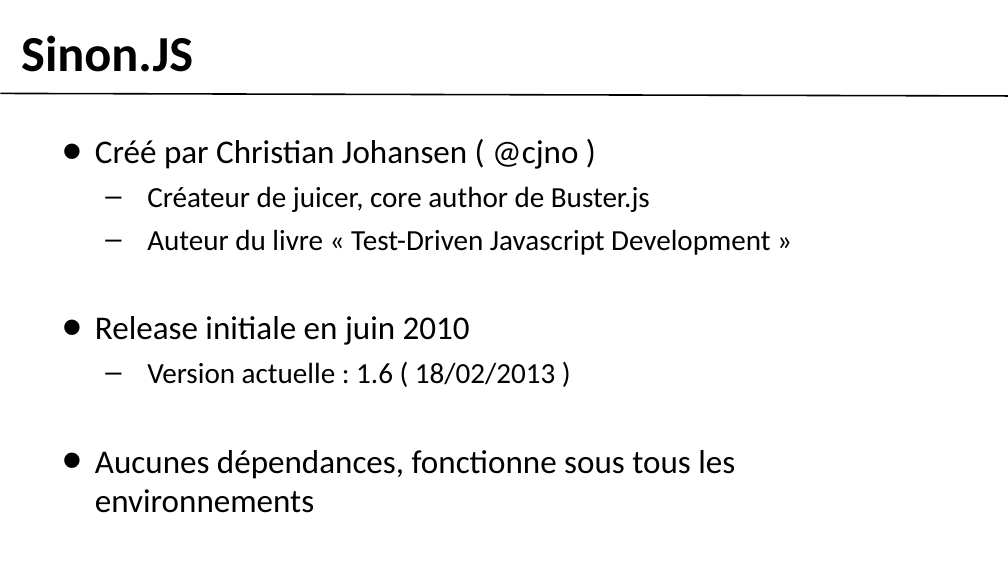
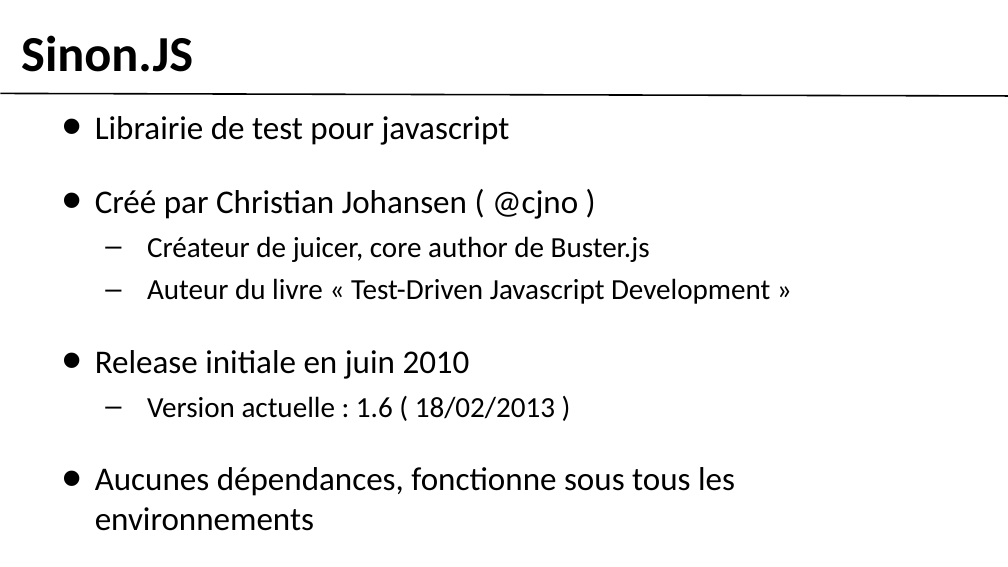
Before and after one commit to gobengo/devoxx-panorama-js-testing, a slide deck: slide 2 of doc/sinonjs_part.ppt. Drawn at 1008x567 pixels with LibreOffice and Linux fonts; fonts in the diff are those of the drawing; background and template pictures are left out. Boxes give left, top, right and bottom in pixels: in the first picture for what was removed or moved away, otherwise in the second. Text is boxed around its words. In the diff, an @@ line names an element or a change of style, - is before the commit and + after.

```diff
--- a/doc/sinonjs_part.ppt
+++ b/doc/sinonjs_part.ppt
@@ text "Librairie de test pour javascript": place and size @@
-text "Librairie de test pour javascript" at <box>95,140,770,513</box>
+text "Librairie de test pour javascript" at <box>95,116,770,531</box>
@@ text at <box>95,116,510,145</box>: paragraph added @@
+• Librairie de test pour javascript
```
Also in this commit, not shown: 2 other slides changed, 4 slides added, 6 slides removed, 1 other file.
